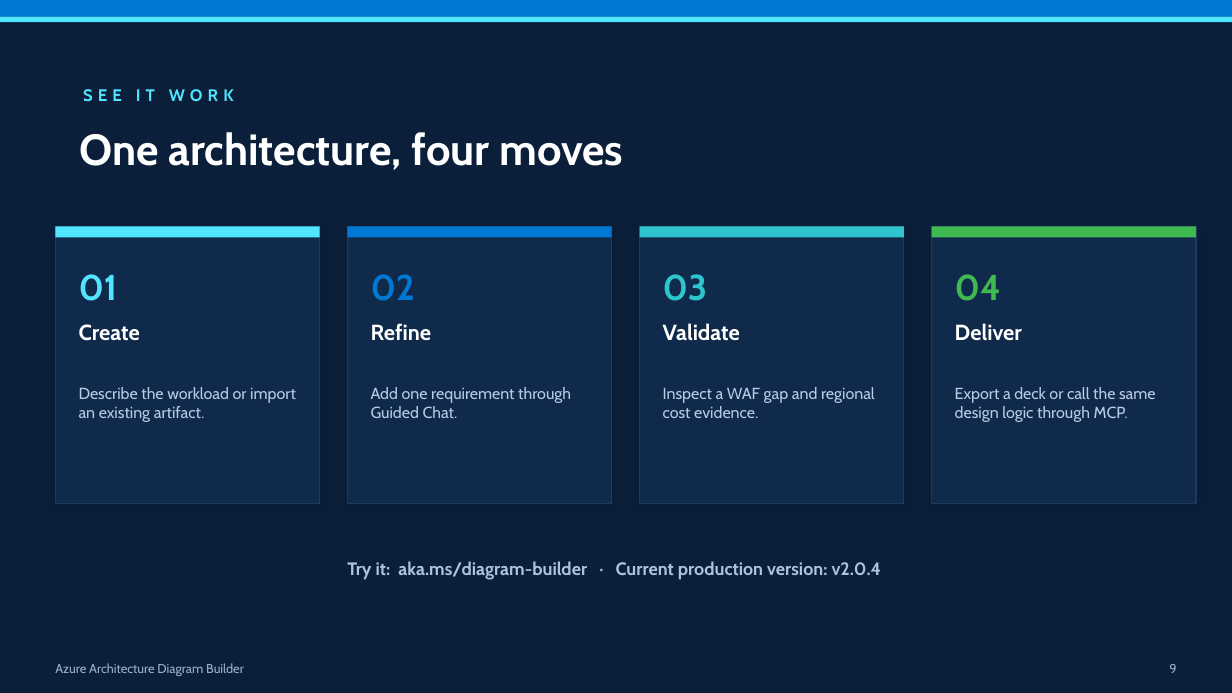
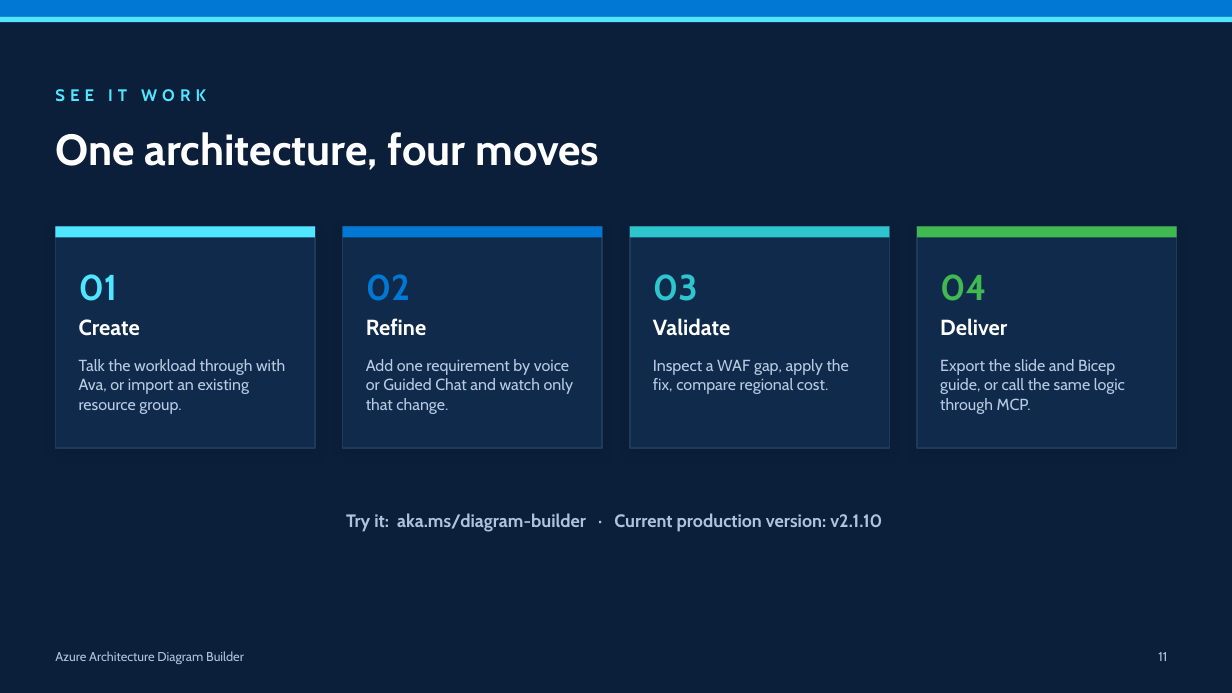
Before and after one commit to Arturo-Quiroga-MSFT/azure-architecture-diagram-builder, a slide deck: slide 11 of decks/azure-diagram-builder-overview.pptx (slide 9 before the commit). Drawn at 1232x693 pixels with LibreOffice and Linux fonts; fonts in the diff are those of the drawing. Boxes give left, top, right and bottom in pixels: in the first picture for what was removed or moved away, otherwise in the second. Text is boxed around its words. In the diff, an @@ line names an element or a change of style, - is before the commit and + after.

```diff
--- a/decks/azure-diagram-builder-overview.pptx
+++ b/decks/azure-diagram-builder-overview.pptx
@@ text "SEE IT WORK": place and size @@
-text "SEE IT WORK" at [83,89,234,101]
+text "SEE IT WORK" at [55,89,206,101]
@@ text "One architecture, four moves": place and size @@
-text "One architecture, four moves" at [79,132,623,170]
+text "One architecture, four moves" at [55,132,599,170]
@@ rectangle: place and size @@
-rectangle at [55,226,320,238]
+rectangle at [55,226,315,238]
@@ rectangle: place and size @@
-rectangle at [55,226,320,504]
+rectangle at [55,226,315,448]
@@ rectangle: place and size @@
-rectangle at [348,226,612,238]
+rectangle at [343,226,603,238]
@@ rectangle: place and size @@
-rectangle at [348,226,612,504]
+rectangle at [343,226,603,448]
@@ rectangle: place and size @@
-rectangle at [640,226,904,238]
+rectangle at [630,226,890,238]
@@ rectangle: place and size @@
-rectangle at [640,226,904,504]
+rectangle at [630,226,890,448]
@@ rectangle: place and size @@
-rectangle at [932,226,1196,238]
+rectangle at [917,226,1177,238]
@@ rectangle: place and size @@
-rectangle at [932,226,1196,504]
+rectangle at [917,226,1177,448]
@@ text "02": place and size @@
-text "02" at [371,274,415,301]
+text "02" at [366,274,410,301]
@@ text "03": place and size @@
-text "03" at [663,274,708,301]
+text "03" at [653,274,698,301]
@@ text "04": place and size @@
-text "04" at [955,274,1001,301]
+text "04" at [940,274,986,301]
@@ text "Create": place and size @@
-text "Create" at [79,324,140,341]
+text "Create" at [79,319,140,336]
@@ text "Refine": place and size @@
-text "Refine" at [371,323,431,341]
+text "Refine" at [366,318,426,336]
@@ text "Validate": place and size @@
-text "Validate" at [663,323,740,341]
+text "Validate" at [653,318,730,336]
@@ text "Deliver": place and size @@
-text "Deliver" at [955,323,1022,341]
+text "Deliver" at [940,318,1007,336]
@@ text at [79,359,285,414]: text changed @@
-Describe the workload or import an existing artifact.
+Talk the workload through with Ava, or import an existing resource group.
@@ text at [366,359,574,414]: text changed @@
-Add one requirement through Guided Chat.
+Add one requirement by voice or Guided Chat and watch only that change.
@@ text at [653,359,849,394]: text changed @@
-Inspect a WAF gap and regional cost evidence.
+Inspect a WAF gap, apply the fix, compare regional cost.
@@ text at [940,359,1125,414]: text changed @@
-Export a deck or call the same design logic through MCP.
+Export the slide and Bicep guide, or call the same logic through MCP.
@@ text at [346,513,882,532]: text changed @@
-Try it: aka.ms/diagram-builder · Current production version: v2.0.4
+Try it: aka.ms/diagram-builder · Current production version: v2.1.10
@@ text "Azure Architecture Diagram Builder": place and size @@
-text "Azure Architecture Diagram Builder" at [55,663,244,676]
+text "Azure Architecture Diagram Builder" at [55,651,244,664]
@@ text "Azure Architecture Diagram Builder" at [55,651,244,664]: text colour #9BB0CC to #AFC3DF @@
@@ text at [1158,652,1167,661]: text changed; text colour #9BB0CC to #AFC3DF @@
-9
+11
```
Also in this commit, not shown: 5 other slides changed, 5 slides added, 3 slides removed, 8 other files.
